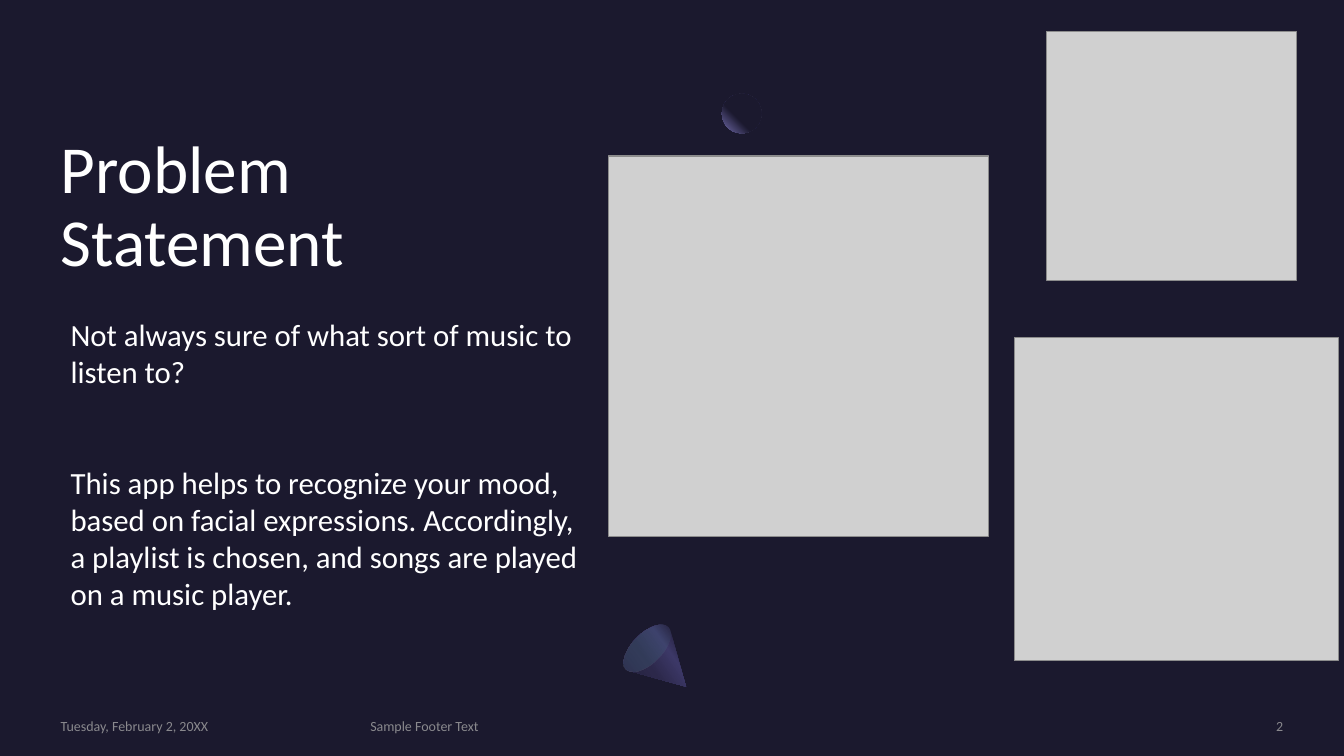
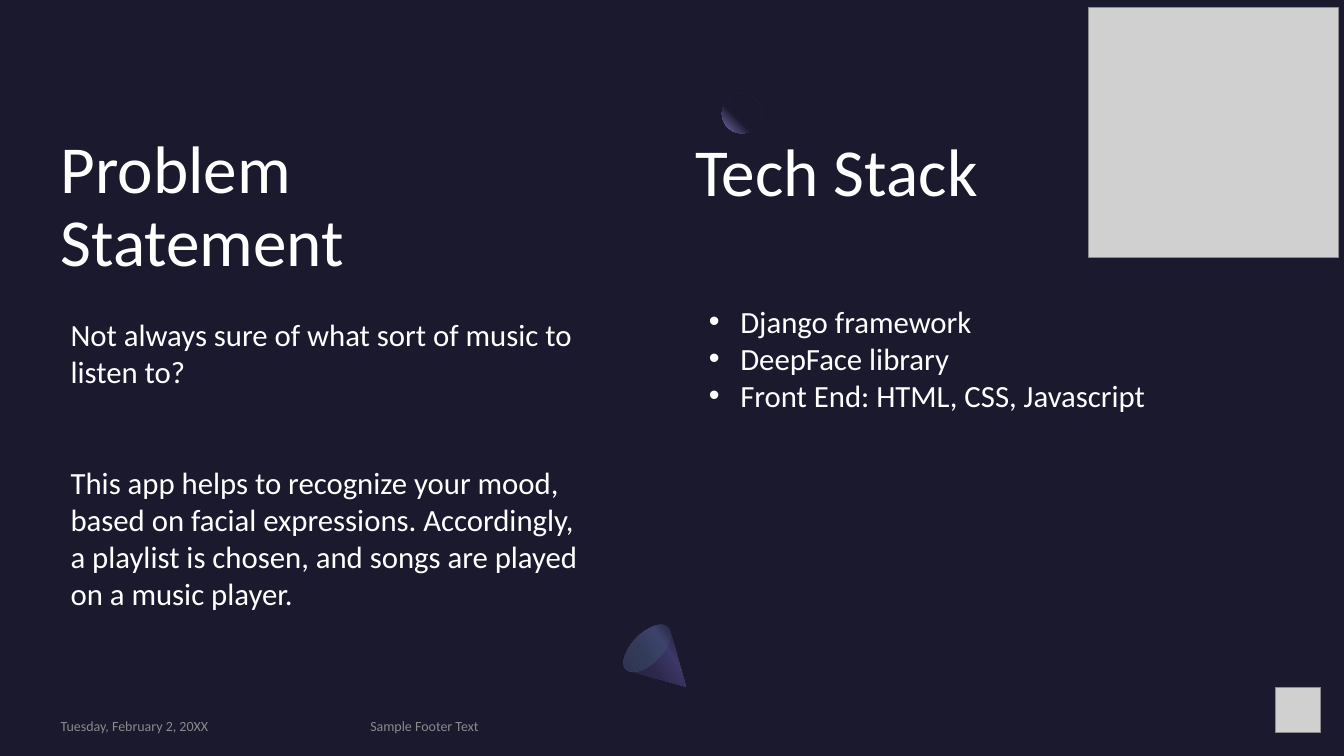
Before and after one commit to hetvigudka28/FaceTunes, a slide deck: slide 2 of FACE RECOGNITION.pptx. Drawn at 1344x756 pixels with LibreOffice and Linux fonts; fonts in the diff are those of the drawing; grey boxes stand for pictures. Boxes give left, top, right and bottom in pixels: in the first picture for what was removed or moved away, otherwise in the second. Text is boxed around its words. In the diff, an @@ line names an element or a change of style, - is before the commit and + after.

```diff
--- a/FACE RECOGNITION.pptx
+++ b/FACE RECOGNITION.pptx
@@ picture: place and size @@
-picture at box(1048, 31, 1298, 281)
+picture at box(1089, 8, 1339, 258)
@@ text added at box(695, 149, 978, 197), 48 pt, text #FFFFFF @@
+Tech Stack
@@ picture removed at box(608, 156, 988, 536) @@
@@ text added at box(740, 311, 1145, 412), 22 pt, text #FFFFFF @@
+• Django framework
+• DeepFace library
+• Front End: HTML, CSS, Javascript
@@ picture removed at box(1014, 338, 1338, 661) @@
@@ picture added at box(1275, 688, 1320, 732) @@
```
Also in this commit, not shown: 2 other slides changed, 3 other files.
